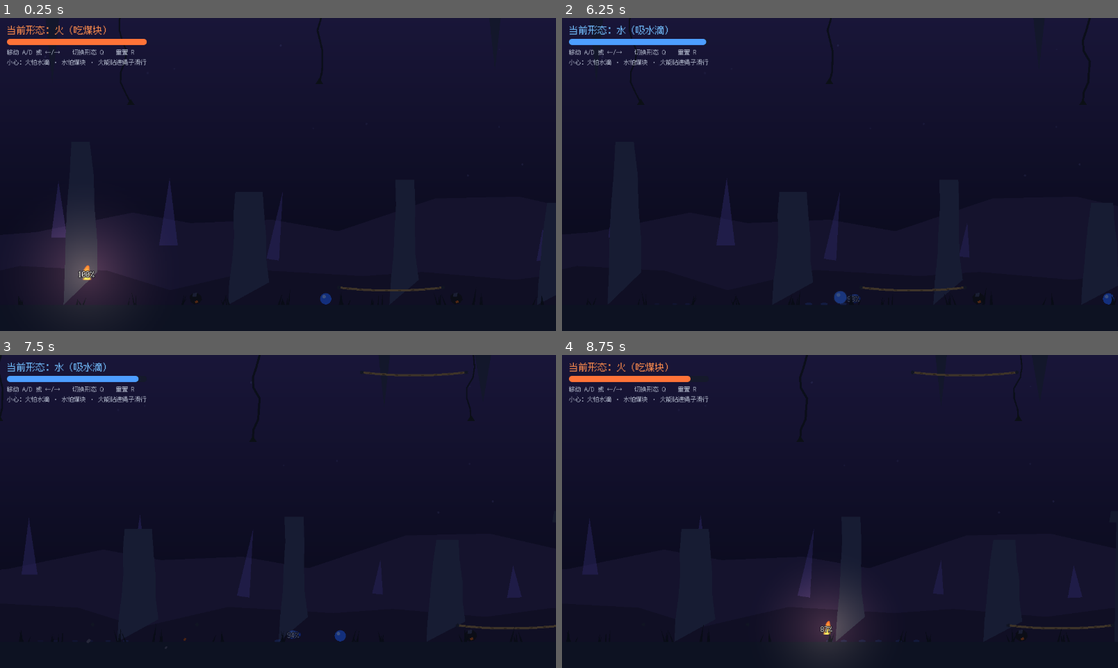
Above: before the commit, frames 1-4 (two rows, left to right).
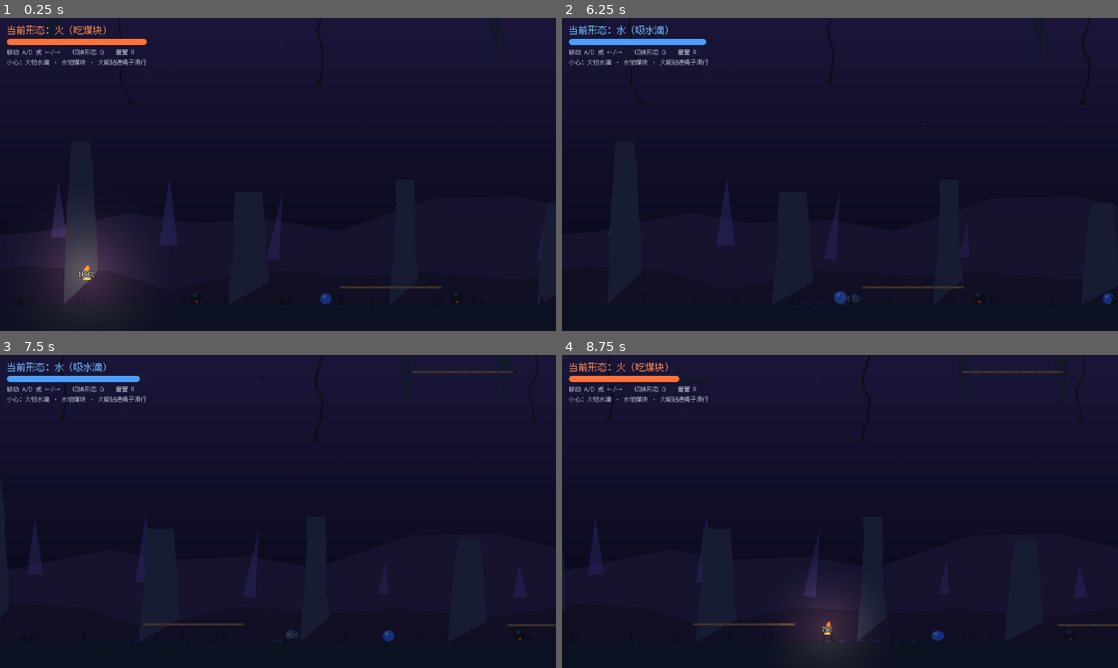
Above: after the commit, the same moments.

Repository: wov/elements
Game: Godot game, scene res://scenes/main.tscn
Same seed, same stepped clock (60 frames per second), same inputs: the game is played once before the commit and once after it.
Inputs:
- Up to frame 1 (0.25 s): no input
- Up to frame 2 (6.25 s): hold Q (switch_form) 0.53-1.28 s; hold D (move_right) 0.53-2.03 s; tap Enter at 1.25 s; tap Q (switch_form) every 1.5 s from 1.35 to 5.85 s; hold Q (switch_form) 2.03-2.78 s; hold A (move_left) 2.03-4.28 s; tap R (reset) at 2.75, 4.25 s; hold Q (switch_form) 3.53-4.28 s; hold D (move_right) from 4.28 s (still down); hold Q (switch_form) 5.03-5.78 s
- Up to frame 3 (7.5 s): keep holding D (move_right); hold Q (switch_form) 6.53-7.28 s; tap Q (switch_form) at 7.35 s
- Up to frame 4 (8.75 s): release D (move_right) at 8.03 s; hold A (move_left) from 8.03 s (still down); hold Q (switch_form) from 8.03 s (still down)

The runs differ from the first frame. In frame 1, 0.2% of the frame differs, in the area x 61-79%, y 85-88%; in frame 2, 0.2%; in frame 3, 1.8%; in frame 4, 2.0%, in the area x 3-100%, y 0-92%.

Commit message:
绳子默认绷直；滑行时只沿火前沿单向烧断，触点反方向段保留原样，弹出后残段回烧成灰；修正触绳检测胶囊转角装反 90° 的问题

Diff:
--- a/scripts/rope.gd
+++ b/scripts/rope.gd
@@ -2,9 +2,9 @@
 extends Node2D
 ## 引火绳：火形态碰到绳子即「钻进」绳中，火苗载着玩家沿绳快速滑行——
 ## 没有跳跃的游戏里，这是火专属的移动手段（横跨、爬升、斜上高台）。
-## 滑行期间元素量锁定、移动由绳接管（即「期间保持元素状态不变」）；
-## 玩家走过的绳段即刻烧断、触点反方向的剩余段被引燃，统统化作灰烬掉落
-## （单程路径，走过的绳不复存在）；到达另一端玩家沿切向弹出、恢复控制。
+## 滑行期间元素量锁定、移动由绳接管（即「期间保持元素状态不变」）。
+## 只有玩家火前沿经过的绳段会烧断成灰烬掉落（火往前走、绳往前断），
+## 触点反方向的绳段未过火、原样保留；玩家到端弹出后火种把残段回烧成灰。
 ## 途中按 Q 变水会立即脱绳落体。水形态不触发。可任意角度布置。
 ## 整根烧完后绳节点自行移除，仅两端系绳环留在锚点处。
 
@@ -15,8 +15,8 @@
 ## 绳两端（本节点局部坐标），可任意角度布置。
 @export var point_a := Vector2(-120, 0)
 @export var point_b := Vector2(120, 0)
-## 绳中点自然下垂量（像素）；斜/垂直绳设 0。
-@export var sag := 10.0
+## 绳中点自然下垂量（像素）；默认绷直，想要垂感再开。
+@export var sag := 0.0
 
 @export_group("滑行")
 ## 触发检测的粗细（沿绳方向胶囊体的直径）。
@@ -70,18 +70,15 @@
 		return
 	var inv_len := 1.0 / _length()
 	if _player != null:
-		# 玩家前沿由滑行驱动；另一侧的引燃前沿把身后的绳烧掉
+		# 只有玩家前沿在烧（火往前走、绳往前断）；反方向绳段未过火，原样保留
 		var step := ride_speed * delta * inv_len
-		var trail := trail_burn_speed * delta * inv_len
 		if _rider_dir > 0:
 			_front_b = clampf(_front_b + step, 0.0, 1.0)
-			_front_a = maxf(_front_a - trail, 0.0)
 		else:
 			_front_a = clampf(_front_a - step, 0.0, 1.0)
-			_front_b = minf(_front_b + trail, 1.0)
 		_carry_player()
 	else:
-		# 玩家脱绳后：双前沿把残段烧完
+		# 玩家脱绳后：火种点燃残段（含未过火的反方向段），双前沿烧完
 		var burn := trail_burn_speed * delta * inv_len
 		_front_a = maxf(_front_a - burn, 0.0)
 		_front_b = minf(_front_b + burn, 1.0)
@@ -214,7 +211,8 @@
 func _build_area() -> void:
 	_area = Area2D.new()
 	_area.position = (point_a + point_b) * 0.5
-	_area.rotation = (point_b - point_a).angle()
+	# CapsuleShape2D 长轴在局部 Y，要再转 90° 才沿线段方向躺平
+	_area.rotation = (point_b - point_a).angle() + PI / 2.0
 	var shape := CapsuleShape2D.new()
 	shape.height = _length() + touch_thickness
 	shape.radius = touch_thickness * 0.5
@@ -310,11 +308,12 @@
 	while _ash_accum >= 1.0:
 		_ash_accum -= 1.0
 		_spawn_ash(_point_at(_pick_ash_front()) + Vector2(randf_range(-3.0, 3.0), randf_range(-2.0, 3.0)))
-	# 滑行中玩家前沿不画火苗——玩家火苗本体就在那里
+	# 滑行中只画推进中的前沿（玩家前沿，多被玩家火苗盖住作断口提示）；
+	# 停在触点的前沿未过火，不该有火苗
 	var rider_on_a := _player != null and _rider_dir < 0
 	var rider_on_b := _player != null and _rider_dir > 0
-	_flame_a.visible = _front_a > 0.0 and not rider_on_a
-	_flame_b.visible = _front_b < 1.0 and not rider_on_b
+	_flame_a.visible = _front_a > 0.0 and not rider_on_b
+	_flame_b.visible = _front_b < 1.0 and not rider_on_a
 	_flame_a.position = _point_at(maxf(_front_a, 0.0))
 	_flame_b.position = _point_at(minf(_front_b, 1.0))
 	var flicker := 1.0 + 0.18 * sin(_time * 19.0)
@@ -322,8 +321,11 @@
 	_flame_b.scale = Vector2(flicker, 2.0 - flicker * 0.6)
 
 
-## 灰从仍在燃烧的前沿掉落（两条前沿都活着就随机挑一条）。
+## 灰从燃烧中的前沿掉落：滑行时只从玩家前沿掉（触点前沿未过火）；
+## 玩家脱绳后残段双前沿都在烧，随机挑一条。
 func _pick_ash_front() -> float:
+	if _player != null:
+		return _front_b if _rider_dir > 0 else _front_a
 	var fronts := []
 	if _front_a > 0.0:
 		fronts.append(_front_a)
Not shown, changed: README.md
